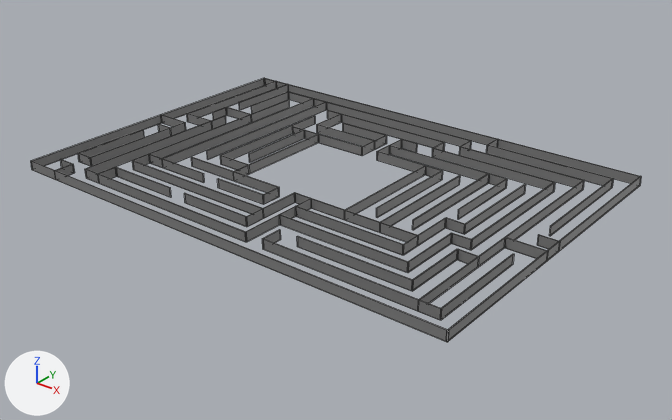
Before and after pictures for a commit that changed the FBX model ProjectFile/Assets/Prefabs/Models/Maze.fbx.
Camera for both pictures: a camera (50 mm lens) standing at (0.539, -0.665, 0.373) and looking at (0.015, -0.009, -0.033). Every picture has the same lights, and +X, +Y and +Z are marked at lower left. Mesh edges are drawn as thin lines. Where no turn or scale is listed for an object, it has been applied to the vertices. Vertices at the same position are counted once.

The first picture shows 'Maze'.
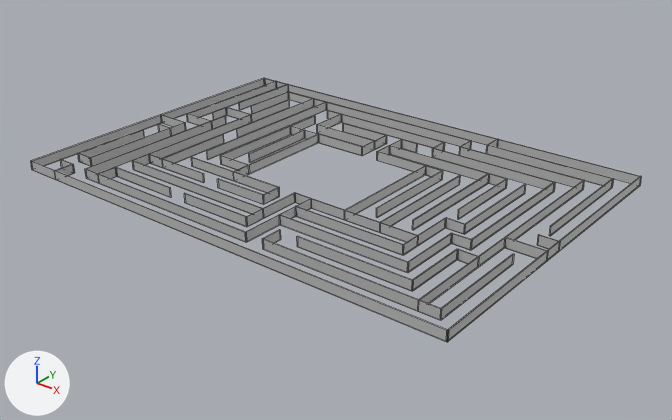
The edits, one by one:
Material 'lambert1' (mat_lambert1) is new.
Its base color is (0.5, 0.5, 0.5) (grey #bcbcbc).
me_mesh is used by ob_maze; location (0.0, 0.0, 0.0).
Verts and faces of me_mesh; kept vertices keep their numbers, new ones are numbered from 608.
Before the commit, vertices of me_mesh: 416 (-0.107, 0.065, -0.005) at pixel (292, 134), 418 (-0.107, 0.065, 0.005) at pixel (292, 126), 420 (-0.107, 0.066, 0.005) at pixel (292, 126), 422 (-0.107, 0.066, -0.005) at pixel (293, 134).
me_mesh had 608 vertices, 462 faces and spanned x -0.25..0.25, y -0.175..0.175, z -0.005..0.005.
me_mesh now has 616 vertices, 468 faces and spans x -0.25..0.25, y -0.175..0.175, z -0.005..0.005.
Part 1, on me_mesh:
4 faces are deleted.
8 vertices are added at x -0.151..-0.149, y 0.0..0.022, z -0.005..0.005.
10 new faces join them.
Part 2, on me_mesh:
Vertices 416, 418, 420, 422 move by (-0.003, 0.0, 0.0).
me_mesh part 3: 458 faces spanning x -0.25..0.25, y -0.175..0.175, z -0.005..0.005 switch from mat_wallmat (grey #7d7d7d) to mat_lambert1 (grey #bcbcbc).

Boxes (x1, y1, x2, y2) around the edits, measured in the pictures (672 x 420 px; the box of a moved part takes in the faces that stretch with it):
part 1 of me_mesh, built on
    before: (163, 98, 313, 163)
    after: (162, 98, 313, 163)
part 2 of me_mesh, moved or reshaped
    before: (292, 126, 362, 156)
    after: (291, 126, 362, 156)
part 3 of me_mesh, recoloured
    both: (31, 78, 641, 342)
